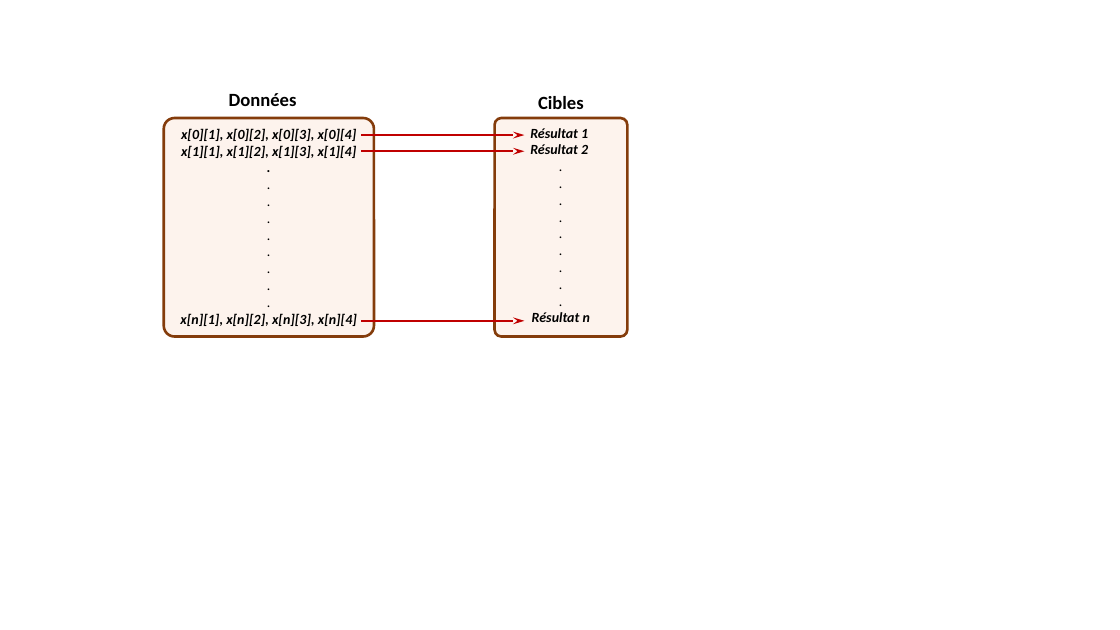
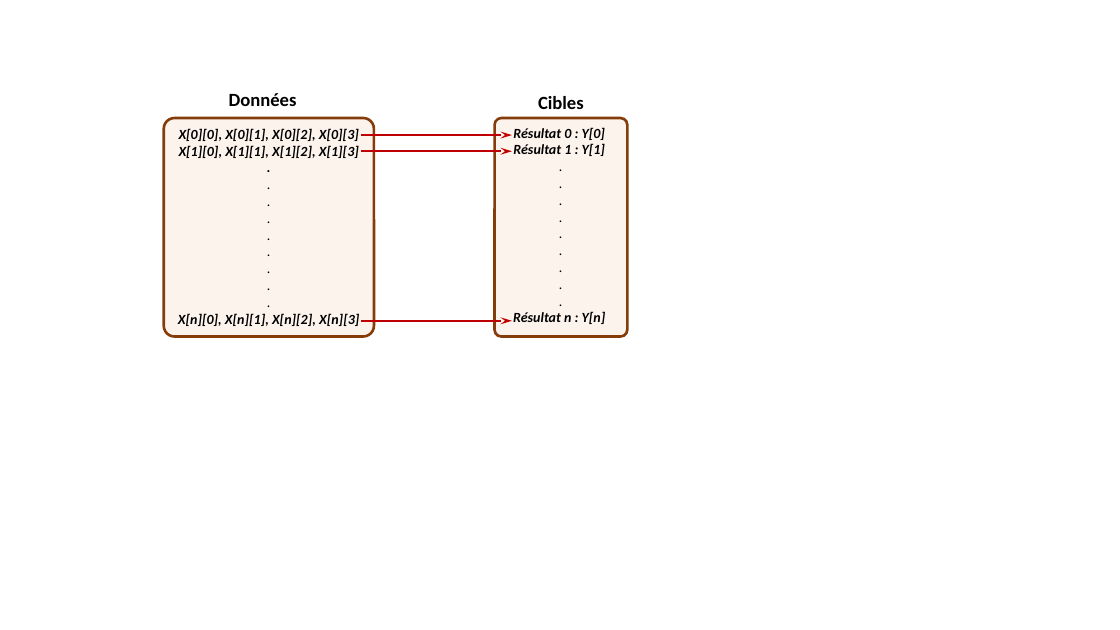
Before and after one commit to xpessoles/Informatique_Dev, a slide deck: slide 11 of Cy_00_IA/Chapitre_01_Introduction_IA/images/Figures.pptx. Drawn at 1120x630 pixels with LibreOffice and Linux fonts; fonts in the diff are those of the drawing. Boxes give left, top, right and bottom in pixels: in the first picture for what was removed or moved away, otherwise in the second. Text is boxed around its words. In the diff, an @@ line names an element or a change of style, - is before the commit and + after.

```diff
--- a/Cy_00_IA/Chapitre_01_Introduction_IA/images/Figures.pptx
+++ b/Cy_00_IA/Chapitre_01_Introduction_IA/images/Figures.pptx
@@ text in rounded rectangle at bbox=[179, 128, 359, 158]: text changed @@
-x[0][1], x[0][2], x[0][3], x[0][4]
-x[1][1], x[1][2], x[1][3], x[1][4]
+X[0][0], X[0][1], X[0][2], X[0][3]
+X[1][0], X[1][1], X[1][2], X[1][3]
@@ arrow moved from (361, 135) - (524, 135) to (361, 135) - (513, 135) @@
@@ text in rounded rectangle at bbox=[513, 127, 605, 156]: text changed @@
-Résultat 1
-Résultat 2
+Résultat 0 : Y[0]
+Résultat 1 : Y[1]
@@ arrow moved from (361, 151) - (524, 151) to (361, 151) - (513, 151) @@
@@ text in rounded rectangle at bbox=[178, 313, 359, 326]: text changed @@
-x[n][1], x[n][2], x[n][3], x[n][4]
+X[n][0], X[n][1], X[n][2], X[n][3]
@@ arrow moved from (361, 321) - (524, 321) to (361, 321) - (513, 321) @@
@@ text in rounded rectangle at bbox=[513, 311, 606, 324]: text changed @@
-Résultat n
+Résultat n : Y[n]
```
Also in this commit, not shown: 7 other files.
